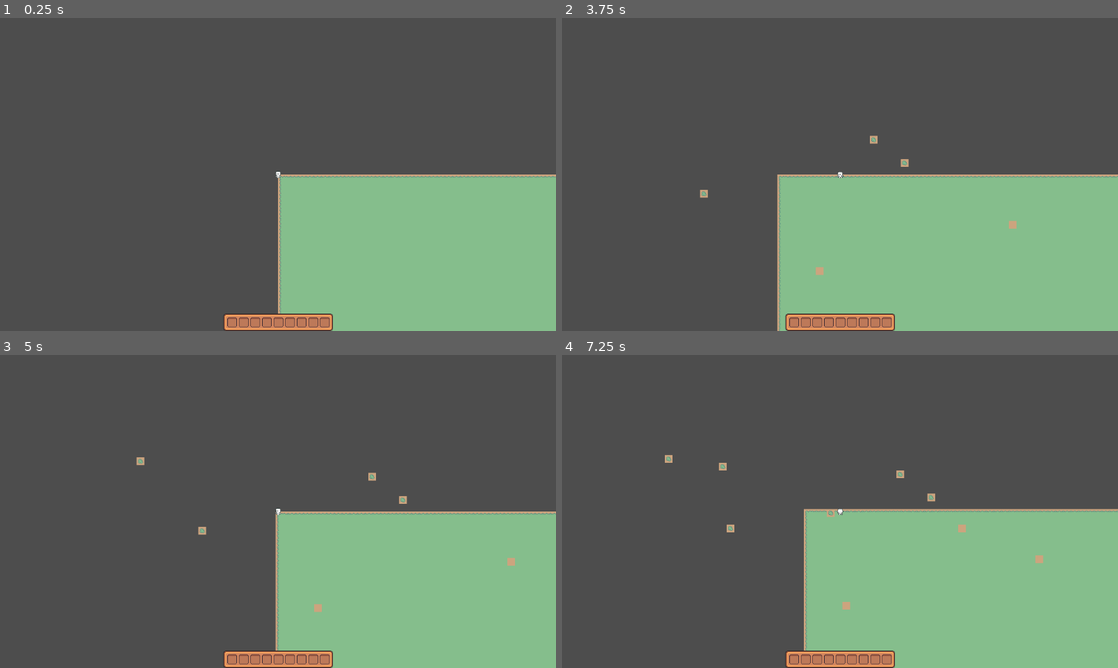
Above: before the commit, frames 1-4 (two rows, left to right).
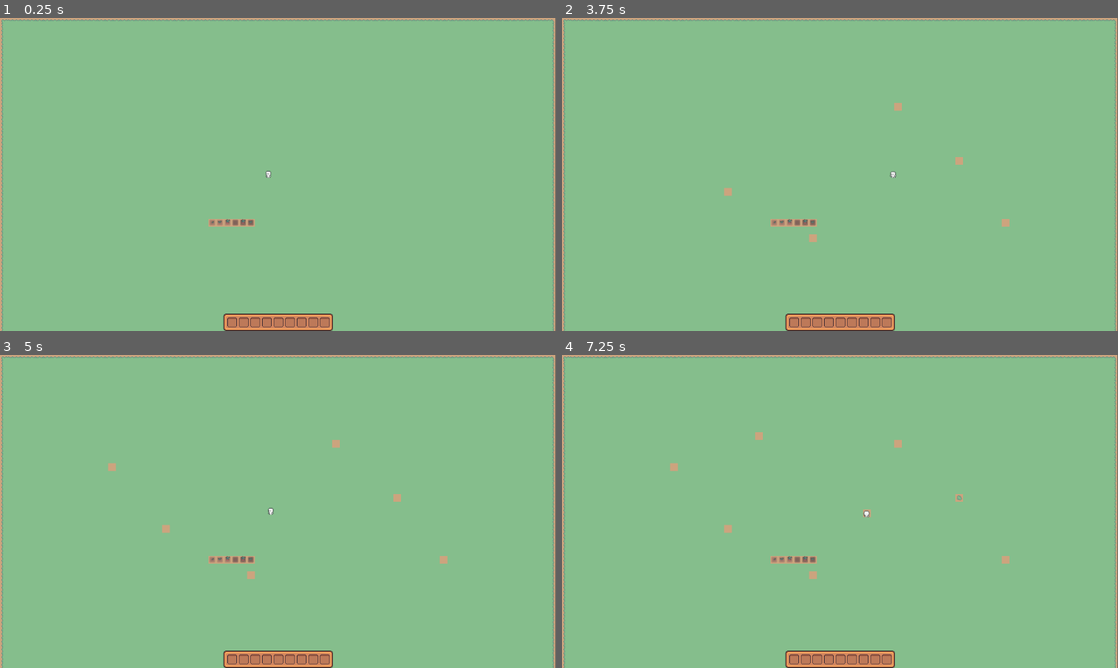
Above: after the commit, the same moments.

Repository: LaClimSx/Back-to-the-roots
Game: Godot game, scene res://Scenes/world.tscn
Same seed, same stepped clock (60 frames per second), same inputs: the game is played once before the commit and once after it.
Inputs (mouse positions are in pixels of both pictures, inside the frame that each line leads up to):
- Up to frame 1 (0.25 s): no input
- Up to frame 2 (3.75 s): tap Enter at 0.5 s; move the mouse to (962, 158) at 0.52 s; hold Right (move_right) 0.53-1.28 s; right-click (962, 158) at 0.6 s; move the mouse to (728, 190) at 1.27 s; hold Down (move_down) 1.28-2.03 s; right-click (728, 190) at 1.35 s; move the mouse to (895, 105) at 2.02 s; hold Right (move_right) 2.03-2.78 s; right-click (895, 105) at 2.1 s; move the mouse to (812, 237) at 2.77 s; hold Up (move_up) 2.78-3.53 s; right-click (812, 237) at 2.85 s; move the mouse to (1006, 221) at 3.52 s; hold Left (move_left) from 3.53 s (still down); right-click (1006, 221) at 3.6 s
- Up to frame 3 (5 s): keep holding Left (move_left); move the mouse to (111, 464) at 4.27 s; right-click (111, 464) at 4.35 s
- Up to frame 4 (7.25 s): move the mouse to (867, 511) at 5.02 s; release Left (move_left) at 5.03 s; hold Down (move_down) 5.03-5.78 s; right-click (867, 511) at 5.1 s; move the mouse to (756, 433) at 5.77 s; hold Right (move_right) 5.78-6.53 s; right-click (756, 433) at 5.85 s; move the mouse to (962, 495) at 6.52 s; hold Up (move_up) from 6.53 s (still down); right-click (962, 495) at 6.6 s

The runs differ from the first frame. In frame 1, 75% of the frame differs, in the area x 0-100%, y 0-100%; in frame 2, 71%; in frame 3, 75%; in frame 4, 72%.

Commit message:
start pos player + limit cam

Diff:
--- a/Scenes/player.tscn
+++ b/Scenes/player.tscn
@@ -400,3 +400,7 @@
 shape = SubResource("RectangleShape2D_ges2k")
 
 [node name="Camera2D" type="Camera2D" parent="."]
+limit_left = 0
+limit_top = 0
+limit_right = 1152
+limit_bottom = 648
--- a/Scenes/world.tscn
+++ b/Scenes/world.tscn
@@ -104,7 +104,6 @@
 
 [node name="Player" parent="." instance=ExtResource("2_pts0t")]
 z_index = 2
-scale = Vector2(1, 1)
 
 [node name="TileMap" type="TileMap" parent="."]
 tile_set = SubResource("TileSet_i6het")
--- a/Scripts/player.gd
+++ b/Scripts/player.gd
@@ -7,6 +7,7 @@
 # Called when the node enters the scene tree for the first time.
 func _ready() -> void:
 	screen_size = get_viewport_rect().size
+	hide()
 
 
 # Called every frame. 'delta' is the elapsed time since the previous frame.
--- a/Scripts/world.gd
+++ b/Scripts/world.gd
@@ -4,7 +4,7 @@
 
 # Called when the node enters the scene tree for the first time.
 func _ready():
-	pass # Replace with function body.
+	$Player.start(Vector2(556, 324))
 
 
 # Called every frame. 'delta' is the elapsed time since the previous frame.
Not shown: 1 places in Scenes/world.tscn that only renumber resources
